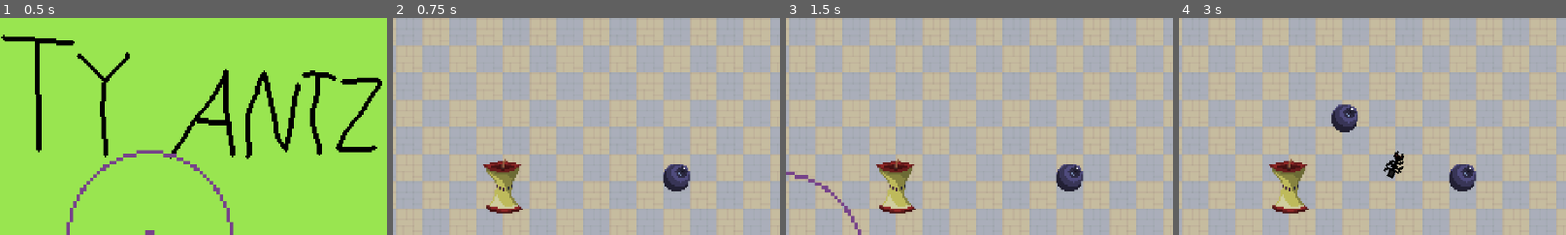
Above: before the commit, frames 1-4 (left to right).
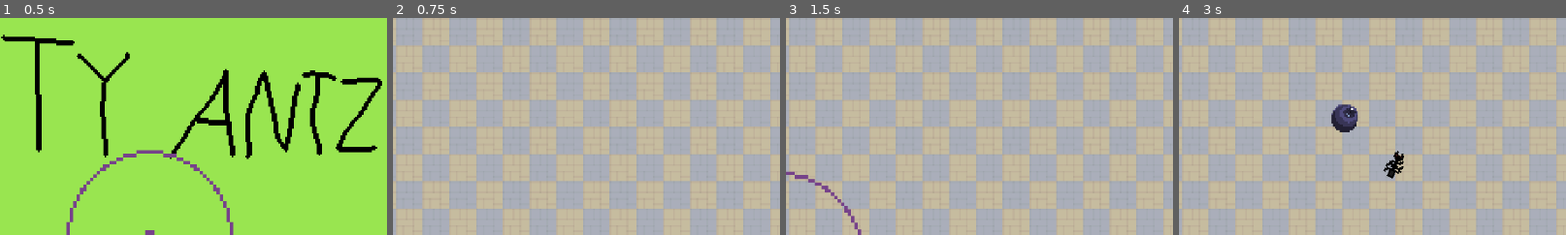
Above: after the commit, the same moments.

Repository: kiankiko9999/KDS-Ants
Game: Godot game, scene res://Scenes/MainMenu.tscn
The game is run twice, just before and just after one commit, with the same random seed, the same clock (stepped at 60 frames per second) and the same inputs. Sound files missing from this copy of the repository are replaced by a short silence.
Inputs (mouse positions are % of the whole screen's width and height, from its top left):
- Up to frame 1 (0.5 s): no input
- Up to frame 2 (0.75 s): tap Enter at 0.5 s; move the mouse to (26, 67) at 0.52 s; click (26, 67) at 0.67 s
- Up to frame 3 (1.5 s): tap Enter at 1.25 s; move the mouse to (30, 55) at 1.27 s; click (30, 55) at 1.42 s
- Up to frame 4 (3 s): tap Enter at 2, 2.75 s; move the mouse to (60, 28) at 2.02 s; click (60, 28) at 2.17 s; move the mouse to (45, 70) at 2.77 s; click (45, 70) at 2.92 s
The pictures show only the part of the screen within x 31-81%, y 0-50%; the shares and areas given below are measured in that part.

Frame 1 is identical in both runs. In frame 2, 2.3% of the frame differs, in the area x 23-77%, y 64-91%; in frame 3, 2.3%; in frame 4, 2.3%.

Commit message:
Skeleton Code Radioactive Powerup

Diff:
--- a/kds-project-1/Scenes/BaseScene.tscn
+++ b/kds-project-1/Scenes/BaseScene.tscn
@@ -1,11 +1,9 @@
 [gd_scene format=4 uid="uid://drebd6j1to7yo"]
 
-[ext_resource type="Script" path="res://Scripts/base_scene.gd" id="1_eumj5"]
+[ext_resource type="Script" uid="uid://ta176fmat7qs" path="res://Scripts/base_scene.gd" id="1_eumj5"]
 [ext_resource type="TileSet" uid="uid://chd654wmf23aa" path="res://Assets/Tilemaps/RPG Urban Kit .tres" id="1_yga4i"]
 [ext_resource type="PackedScene" uid="uid://bqbu2wmib8ojy" path="res://Scenes/ant_controller.tscn" id="2_ufl4h"]
-[ext_resource type="PackedScene" uid="uid://cgvx8mcv84tpc" path="res://Scenes/Apple.tscn" id="3_58y5n"]
-[ext_resource type="PackedScene" uid="uid://bjix1gw2dbw4n" path="res://Scenes/Blueberry.tscn" id="4_yga4i"]
-[ext_resource type="PackedScene" uid="uid://dpeo4lp5lur0e" path="res://Scenes/Instructions.tscn" id="6_56e3h"]
+[ext_resource type="PackedScene" path="res://Scenes/Instructions.tscn" id="6_56e3h"]
 [ext_resource type="PackedScene" uid="uid://dke0id8kxi5ql" path="res://Scenes/game_controller.tscn" id="7_56e3h"]
 [ext_resource type="PackedScene" uid="uid://csnionl4rdsj4" path="res://Scenes/MouseReticle.tscn" id="8_sbiut"]
 
@@ -24,12 +22,6 @@
 [node name="AntController" parent="." unique_id=2059625535 instance=ExtResource("2_ufl4h")]
 position = Vector2(232, -70)
 
-[node name="Area2D" parent="." unique_id=584575149 instance=ExtResource("3_58y5n")]
-position = Vector2(208, -157)
-
-[node name="Area2D2" parent="." unique_id=377399375 instance=ExtResource("4_yga4i")]
-position = Vector2(312, -162)
-
 [node name="Node2D" parent="." unique_id=2005130439 instance=ExtResource("7_56e3h")]
 
 [node name="Node2D2" parent="." unique_id=1359435645 instance=ExtResource("6_56e3h")]
--- a/kds-project-1/Scenes/Blueberry.tscn
+++ b/kds-project-1/Scenes/Blueberry.tscn
@@ -10,6 +10,7 @@
 [node name="Area2D" type="Area2D" unique_id=584575149]
 collision_mask = 3
 script = ExtResource("1_vwcqu")
+ants_to_spawn = 2
 attach_radius = 15.0
 
 [node name="CollisionShape2D" type="CollisionShape2D" parent="." unique_id=1066962747]
--- /dev/null
+++ b/kds-project-1/Scenes/Radioactive Liquid.tscn
@@ -0,0 +1,3 @@
+[gd_scene format=3 uid="uid://qch6pvrr10sq"]
+
+[node name="RadioactiveLiquid" type="Node2D" unique_id=262453559]
--- a/kds-project-1/Scenes/ShoeWarning.tscn
+++ b/kds-project-1/Scenes/ShoeWarning.tscn
@@ -2,10 +2,6 @@
 
 [ext_resource type="Texture2D" uid="uid://dmjpybvyya63x" path="res://Assets/Sprites/Animations/Basicshoewarning.png" id="1_lg8rc"]
 [ext_resource type="Script" uid="uid://dha5oukbuuy74" path="res://Scripts/ShoeWarning.tscn.gd" id="2_1qucn"]
-
-[sub_resource type="AtlasTexture" id="AtlasTexture_rguy1"]
-atlas = ExtResource("1_lg8rc")
-region = Rect2(96, 0, 96, 96)
 
 [sub_resource type="AtlasTexture" id="AtlasTexture_mn532"]
 atlas = ExtResource("1_lg8rc")
--- a/kds-project-1/Scripts/Fruit.gd
+++ b/kds-project-1/Scripts/Fruit.gd
@@ -1,9 +1,9 @@
 extends Area2D
 
 @export var weight: int = 3
-@export var ants_to_spawn: int = 2
+@export var ants_to_spawn: int = 67
 @export var attach_radius: float = 20.0
-
+@export var radioactive: bool = false
 @onready var fruitPickupAudio = $FruitPickupAudio
 
 var size
@@ -79,10 +79,16 @@
 
 func deliver():
 
+
 	if controller:
 		controller.points+=1
 		#print("Fruit delivered! Nest gained ", ants_to_spawn, " ants.")
 		controller.ants_in_nest += ants_to_spawn
+
+		if radioactive == true:
+			controller.antLives += 1
+
+
 		remove_child(fruitPickupAudio)
 		get_tree().root.add_child(fruitPickupAudio)
 		fruitPickupAudio.play()
--- a/kds-project-1/Scripts/ant.gd
+++ b/kds-project-1/Scripts/ant.gd
@@ -6,6 +6,8 @@
 var target: Vector2 = Vector2.ZERO
 var returning: bool = false
 var moving: bool = false
+var lives: int
+
 @export var attached_fruit = null
 @onready var animated_sprite = $AnimatedSprite2D
 const ARRIVE_THRESHOLD = 8.0
@@ -59,10 +61,14 @@
 	return fruit.try_attach(self)
 
 func die():
-	if attached_fruit != null:
-		attached_fruit.detach_ant(self)
-	queue_free()
+	if lives <= 1:
+		if attached_fruit != null:
+			attached_fruit.detach_ant(self)
+		queue_free()
+	lives =- 1
+
 func walking_animation():
 	animated_sprite.play("Walking")
+
 func idle_animation():
 	animated_sprite.play("Idle")
--- a/kds-project-1/Scripts/ant_controller.gd
+++ b/kds-project-1/Scripts/ant_controller.gd
@@ -5,9 +5,11 @@
 @export var recall_radius: float = 80.0  # Right-click recall range
 @export var game_over: PackedScene
 @onready var timer = $Label/Timer
+
 var game_over_triggered = false
 var ants_in_nest: int = 10  # Starting ants in the nest
 var points: int = 0
+var antLives: int
 
 func _process(delta):
 	if not is_inside_tree():
@@ -25,6 +27,7 @@
 
 func _ready():
 	print("Ants in nest: ", ants_in_nest)
+	antLives = 1
 func _input(event: InputEvent):
 	if event is InputEventMouseButton and event.pressed:
 		var click_pos = get_global_mouse_position()
@@ -49,6 +52,7 @@
 
 	ants_in_nest -= 1
 	print("Ant sent! Ants remaining in nest: ", ants_in_nest)
+	ant.lives = antLives
 
 func _recall_ants_near(click_pos: Vector2):
 	for ant in get_parent().get_children():
--- a/kds-project-1/Scripts/game_controller.gd
+++ b/kds-project-1/Scripts/game_controller.gd
@@ -55,3 +55,10 @@
 	var rand_y = randf_range(-240, -112)
 	instanceBlueberry.position = Vector2(rand_x, rand_y)
 	add_child(instanceBlueberry)
+
+#func spawnRadioactiveLiquid():
+	#var instanceRadioactiveLiquid = radioactiveLiquid.instantiate()
+	#var rand_x = randf_range(16, 448)
+	#var rand_y = randf_range(-240, -112)
+	#instanceRadioactiveLiquid.position = Vector2(rand_x, rand_y)
+	#add_child(instanceRadioactiveLiquid)
Not shown: 1 places in kds-project-1/Scenes/MainMenu.tscn that only renumber resources
